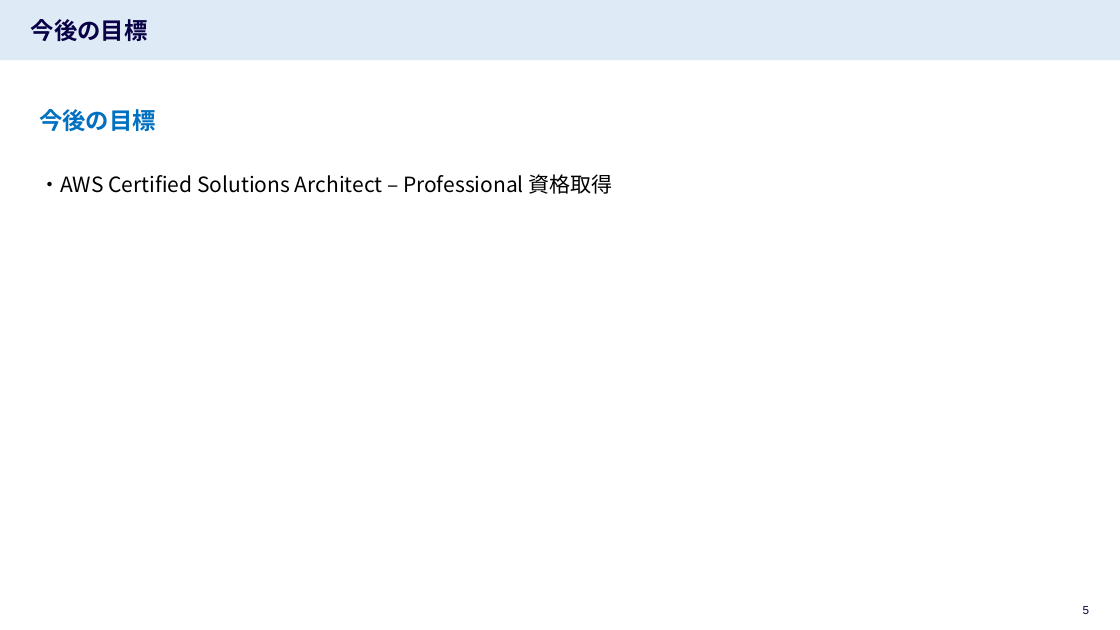
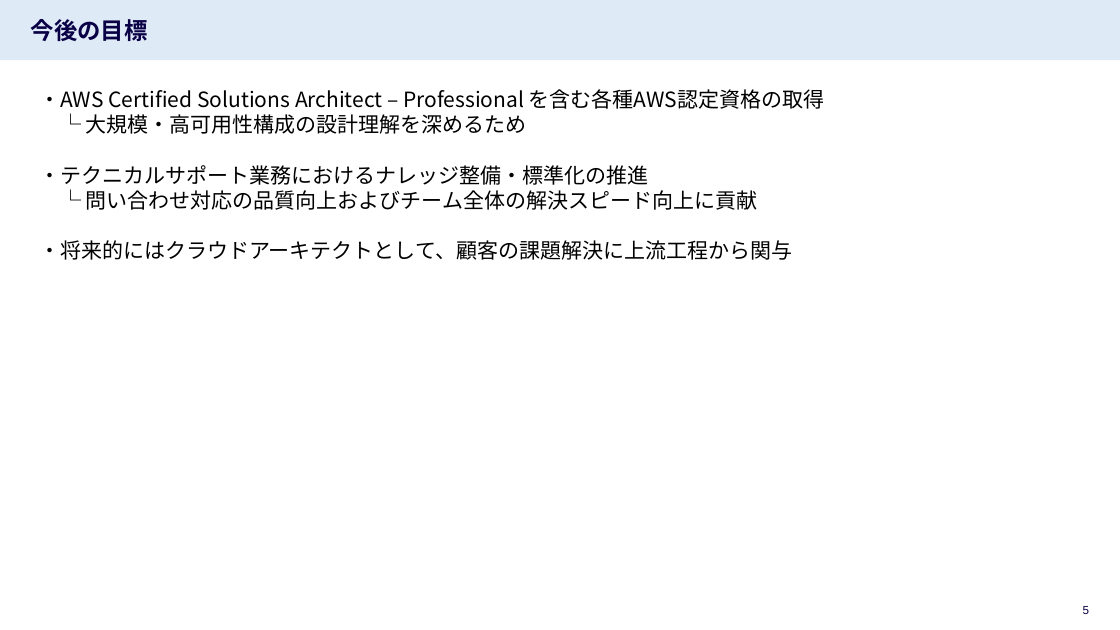
Before and after one commit to ShohgoAkiike/aws-support-portfolio, a slide deck: slide 5 of ポートフォリオ_秋池.pptx. Drawn at 1120x630 pixels with LibreOffice and Linux fonts; fonts in the diff are those of the drawing. Boxes give left, top, right and bottom in pixels: in the first picture for what was removed or moved away, otherwise in the second. Text is boxed around its words. In the diff, an @@ line names an element or a change of style, - is before the commit and + after.

```diff
--- a/ポートフォリオ_秋池.pptx
+++ b/ポートフォリオ_秋池.pptx
@@ text at (39, 89, 825, 260): text changed @@
-・AWS Certified Solutions Architect – Professional 資格取得
+・AWS Certified Solutions Architect – Professional を含む各種AWS認定資格の取得
+└ 大規模・高可用性構成の設計理解を深めるため
+・テクニカルサポート業務におけるナレッジ整備・標準化の推進
+└ 問い合わせ対応の品質向上およびチーム全体の解決スピード向上に貢献
+・将来的にはクラウドアーキテクトとして、顧客の課題解決に上流工程から関与
@@ text removed at (39, 109, 156, 131) @@
-今後の目標
```
Also in this commit, not shown: 4 other slides changed.
